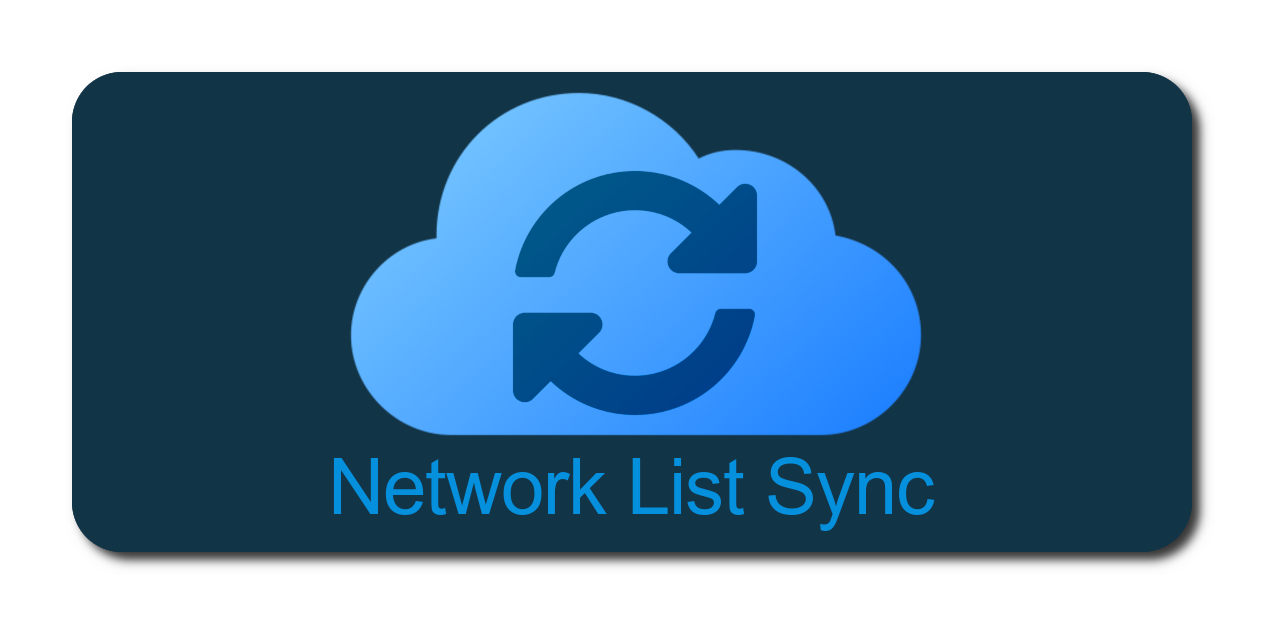
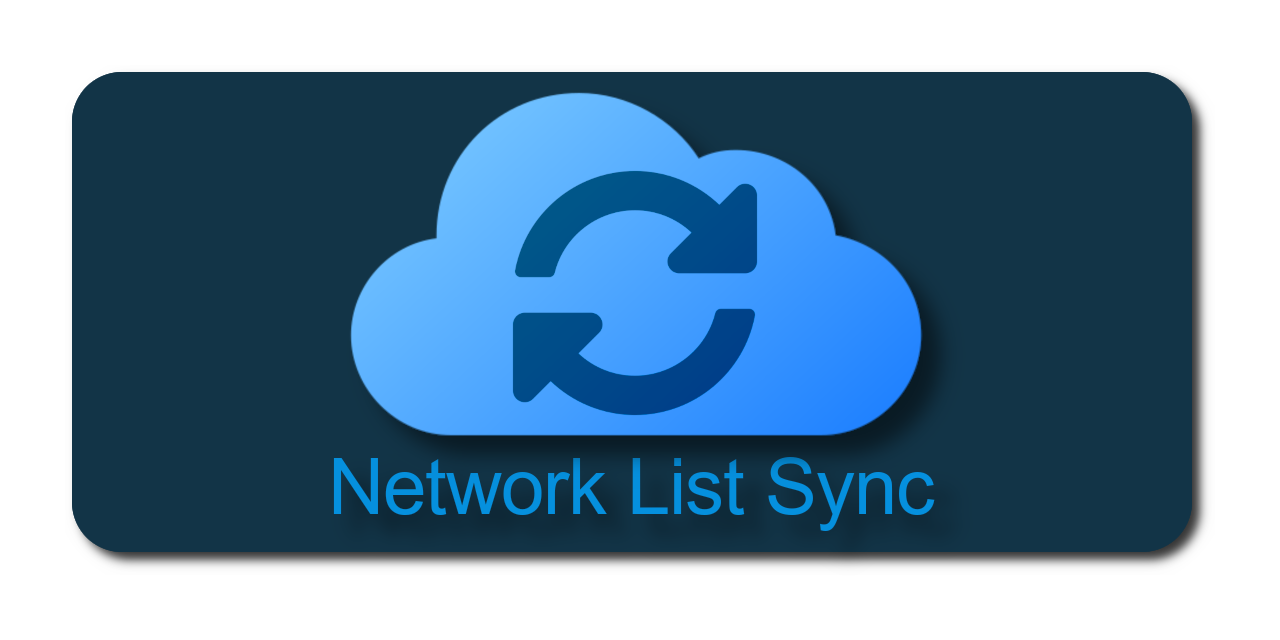
Before/after of a w=1280, h=640 layered artwork. What changed in the layer stack:
painted on "logo" over [342, 102, 956, 489]
painted on "Network List Sync" over [340, 450, 962, 568]